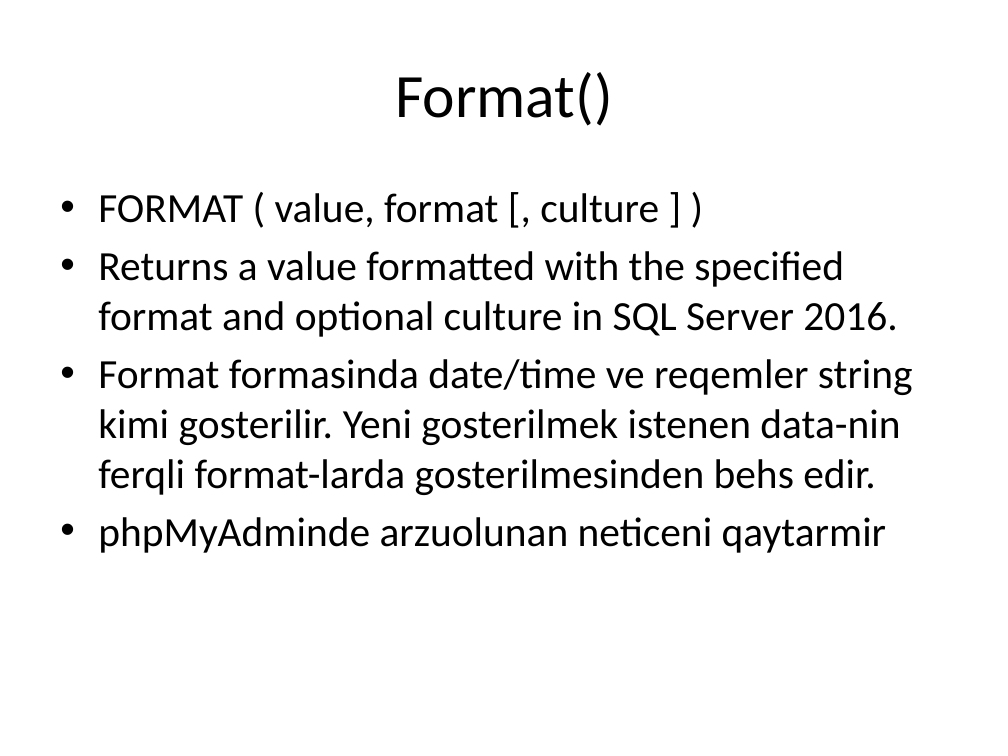
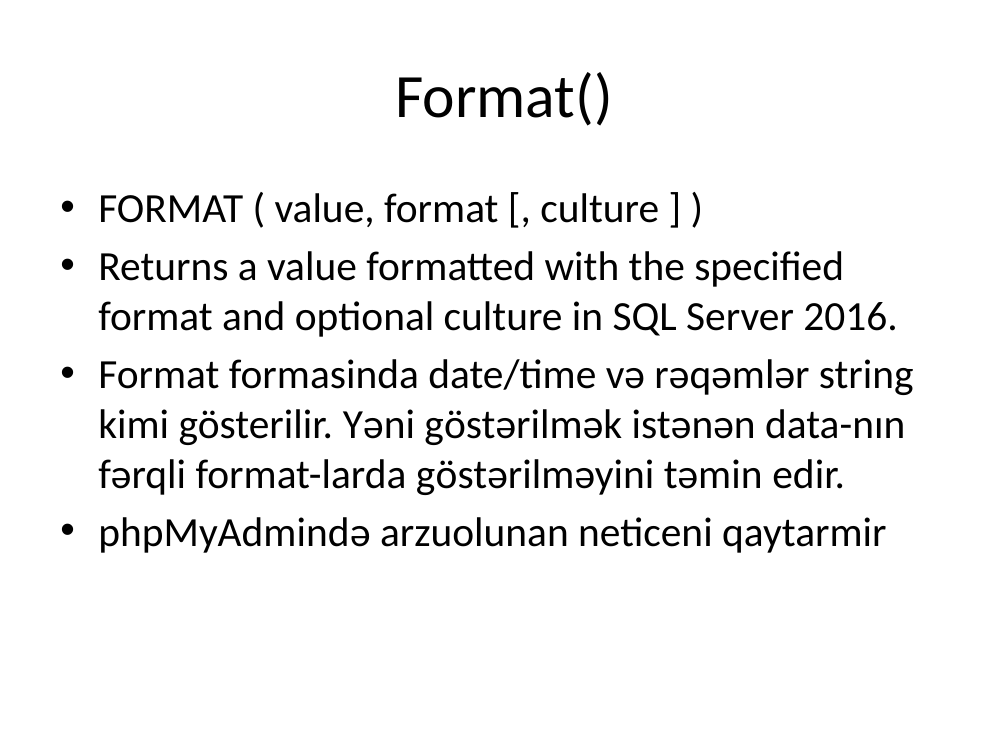
Before and after one commit to s-jamal/P202-25.04.2017, a slide deck: slide 8 of sql string functions.pptx. Drawn at 1008x756 pixels with LibreOffice and Linux fonts; fonts in the diff are those of the drawing. Boxes give left, top, right and bottom in pixels: in the first picture for what was removed or moved away, otherwise in the second. Text is boxed around its words. In the diff, an @@ line names an element or a change of style, - is before the commit and + after.

```diff
--- a/sql string functions.pptx
+++ b/sql string functions.pptx
@@ text at [98, 359, 914, 553]: text changed @@
-• Format formasinda date/time ve reqemler string kimi gosterilir. Yeni gosterilmek istenen data-nin ferqli format-larda gosterilmesinden behs edir.
-• phpMyAdminde arzuolunan neticeni qaytarmir
+• Format formasinda date/time və rəqəmlər string kimi gösterilir. Yəni göstərilmək istənən data-nın fərqli format-larda göstərilməyini təmin edir.
+• phpMyAdmində arzuolunan neticeni qaytarmir
```
Also in this commit, not shown: 9 other slides changed.
